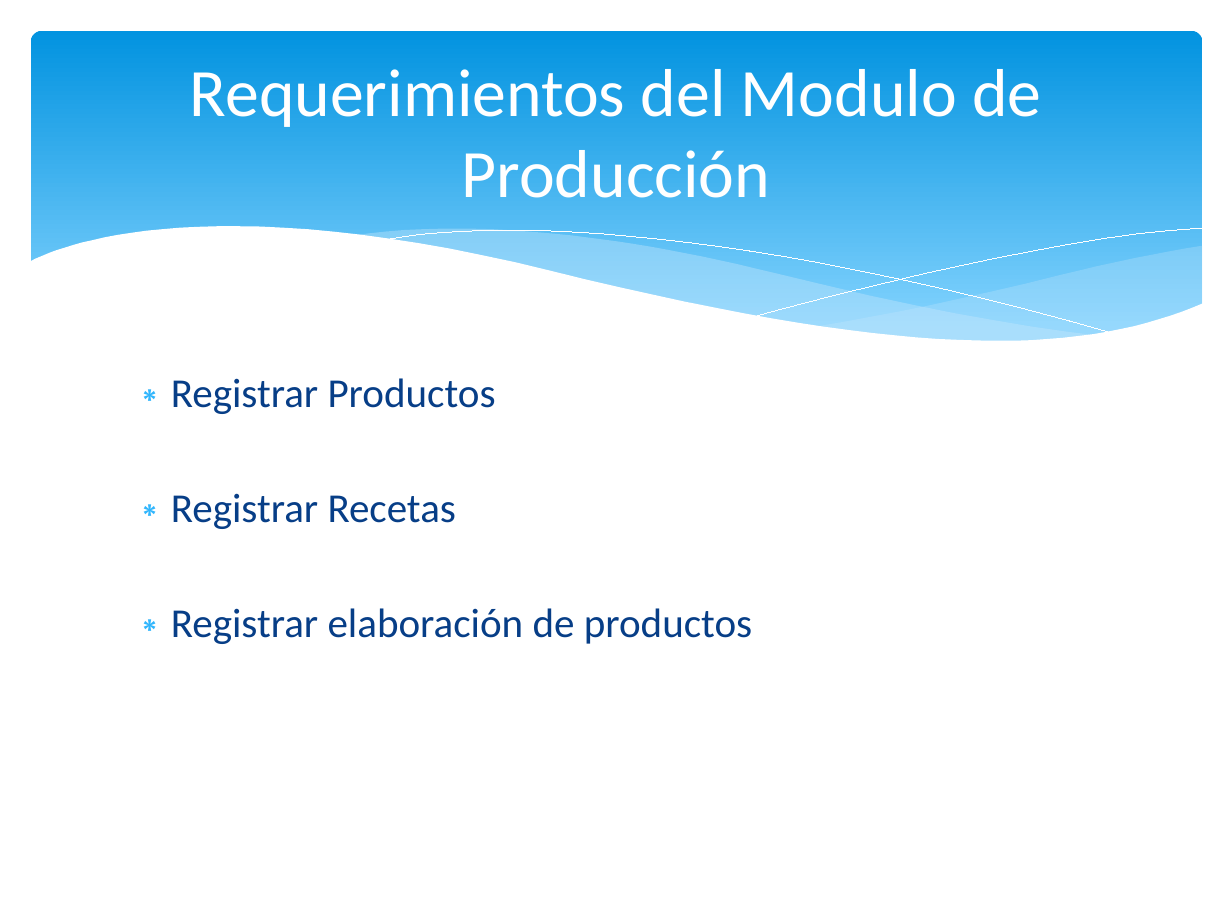
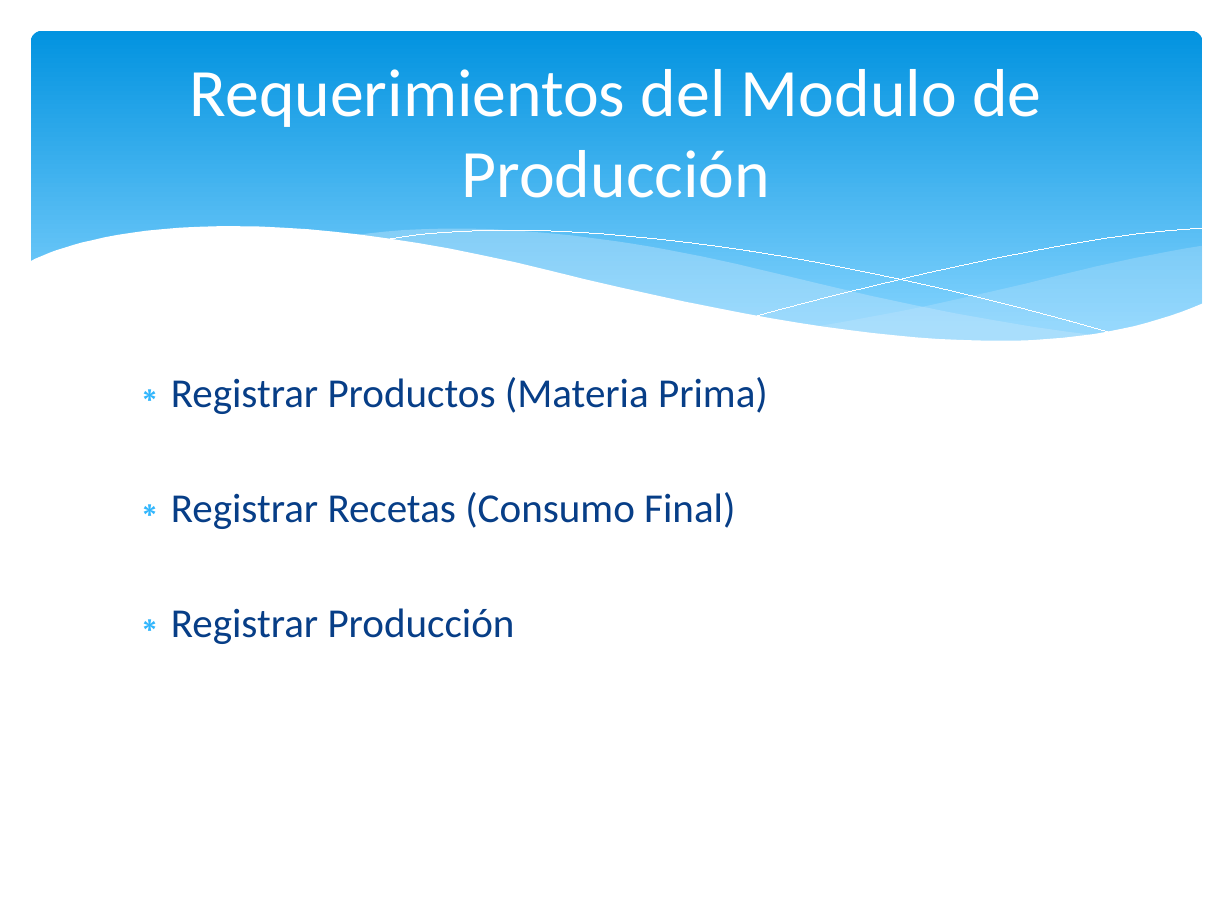
Before and after one commit to igodeveloper/infocomedor, a slide deck: slide 16 of presentacion/INFOCOMEDOR - PPT.pptx. Drawn at 1232x924 pixels with LibreOffice and Linux fonts; fonts in the diff are those of the drawing. Boxes give left, top, right and bottom in pixels: in the first picture for what was removed or moved away, otherwise in the second. Text is boxed around its words. In the diff, an @@ line names an element or a change of style, - is before the commit and + after.

```diff
--- a/presentacion/INFOCOMEDOR - PPT.pptx
+++ b/presentacion/INFOCOMEDOR - PPT.pptx
@@ text at (171, 377, 768, 644): text changed @@
-∗ Registrar Productos
-∗ Registrar Recetas
-∗ Registrar elaboración de productos
+∗ Registrar Productos (Materia Prima)
+∗ Registrar Recetas (Consumo Final)
+∗ Registrar Producción
```
Also in this commit, not shown: 1 other slide changed, 5 other files.
